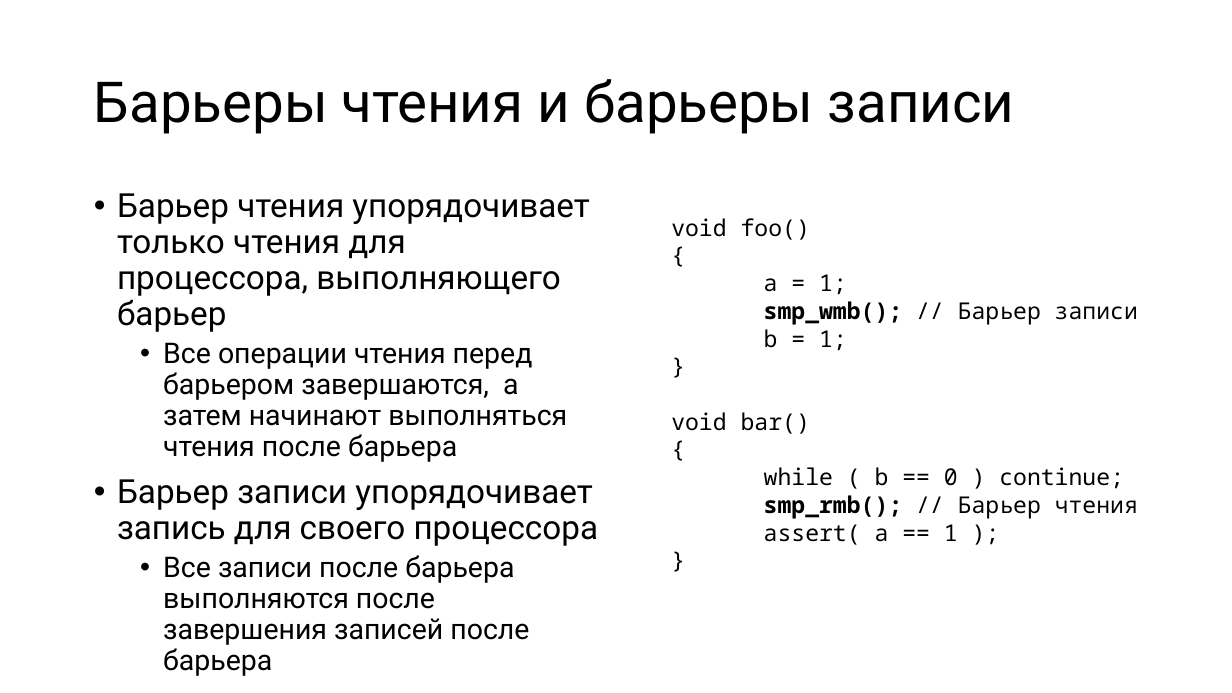
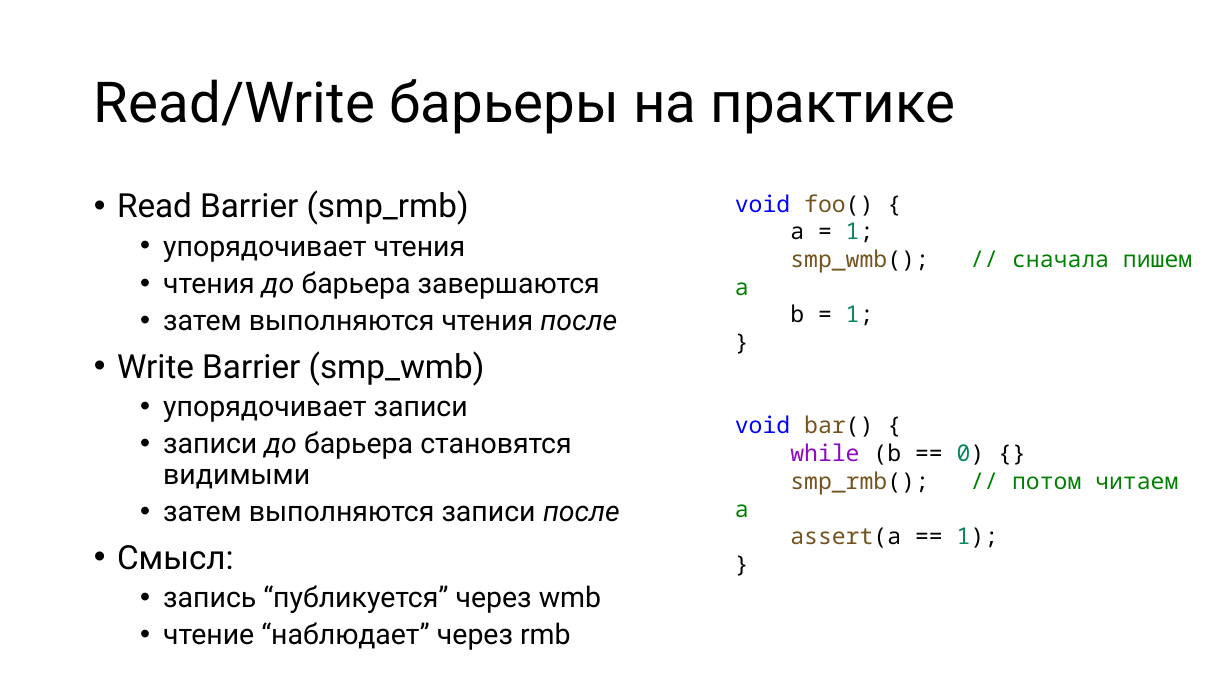
Before and after one commit to alexey-malov/pc, a slide deck: slide 46 of lectures/09/Протоколы когерентности кэш-памяти.pptx (slide 42 before the commit). Drawn at 1232x693 pixels with LibreOffice and Linux fonts; fonts in the diff are those of the drawing. Boxes give left, top, right and bottom in pixels: in the first picture for what was removed or moved away, otherwise in the second. Text is boxed around its words. In the diff, an @@ line names an element or a change of style, - is before the commit and + after.

```diff
--- a/lectures/09/Протоколы когерентности кэш-памяти.pptx
+++ b/lectures/09/Протоколы когерентности кэш-памяти.pptx
@@ title at [94,79,955,134]: text changed @@
-Барьеры чтения и барьеры записи
+Read/Write барьеры на практике
@@ text at [117,190,620,650]: text changed @@
-• Барьер чтения упорядочивает только чтения для процессора, выполняющего барьер
-  • Все операции чтения перед барьером завершаются, а затем начинают выполняться чтения после барьера
-• Барьер записи упорядочивает запись для своего процессора
-  • Все записи после барьера выполняются после завершения записей после барьера
+• Read Barrier (smp_rmb)
+  • упорядочивает чтения
+  • чтения до барьера завершаются
+  • затем выполняются чтения после
+• Write Barrier (smp_wmb)
+  • упорядочивает записи
+  • записи до барьера становятся видимыми
+  • затем выполняются записи после
+• Смысл:
+  • запись “публикуется” через wmb
+  • чтение “наблюдает” через rmb
@@ text "void foo() {": place and size @@
-text "void foo() {" at [671,218,1138,545]
+text "void foo() {" at [735,194,1178,548]
@@ text at [735,194,873,216]: text changed; text colour #000000 to #0000FF @@
-void foo()
-{
+void foo() {
@@ text at [790,222,874,326]: text colour #000000 to #098658 in "1;", "1;" @@
@@ text at [735,249,929,296]: text changed; text colour #000000 to #008000 @@
-smp_wmb(); // Барьер записи
+smp_wmb(); // сначала пишем a
@@ text at [735,415,1178,548]: text changed @@
-void bar()
-{
-while ( b == 0 ) continue;
-smp_rmb(); // Барьер чтения
-assert( a == 1 );
+void bar() {
+while (b == 0) {}
+smp_rmb(); // потом читаем a
+assert(a == 1);
```
Also in this commit, not shown: 34 other slides changed, 10 slides added, 5 slides removed, 14 other files.
